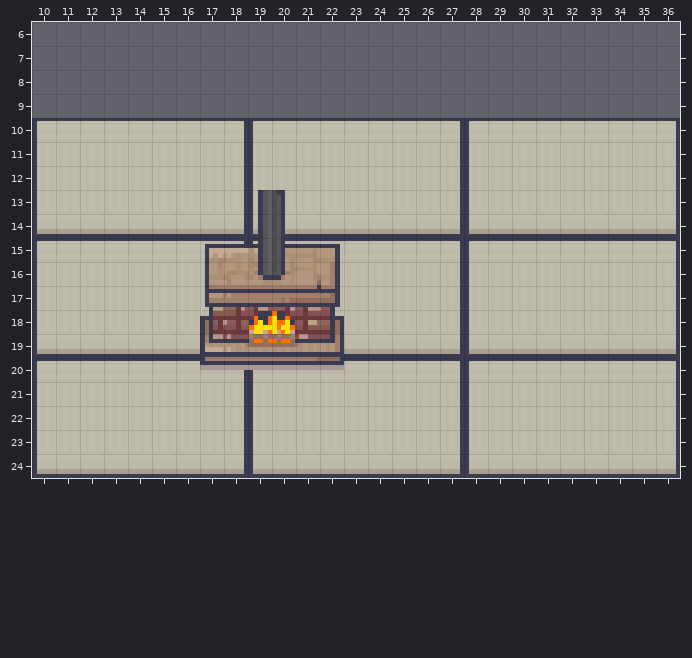
An edit to a level. Tiled map, src/assets/tiles/map.tmx. Above, as it was before the edit.
Cells are 16x16 px. Shown: x 10..36, y 6..24.
Once edited:
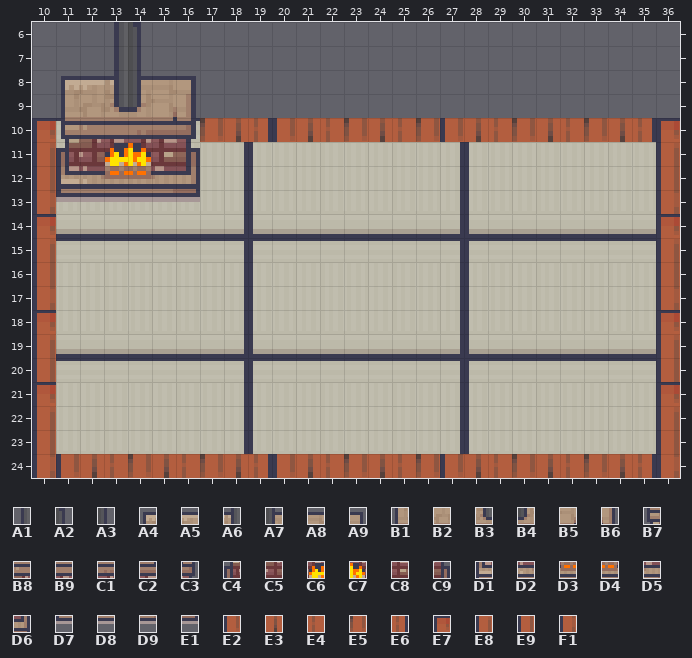
Key: from "interiors": A1 9806, A2 9807, A3 9855, A4 9900, A5 9901, A6 9902, A7 9903, A8 9904, A9 9905, B1 9948, B2 9949, B3 9950, B4 9951, B5 9952, B6 9953, B7 9996, B8 9997, B9 9998, C1 9999, C2 10000, C3 10001, C4 10044, C5 10045, C6 10046, C7 10047, C8 10048, C9 10049, D1 10092, D2 10093, D3 10094, D4 10095, D5 10096, D6 10097, D7 10140, D8 10141, D9 10144, E1 10145; from "room_builder": E2 2307, E3 2308, E4 2309, E5 2310, E6 2315, E7 2346, E8 2397, E9 2448, F1 2499.
__ is an empty cell.
From old to new:
Layer "Buildings":
y 6: x 13..14 __ __ -> A1 A2
y 7: x 13..14 __ __ -> A1 A3
y 8: x 11..16 __ __ __ __ __ __ -> A4 A5 A6 A7 A8 A9
y 9: x 11..16 __ __ __ __ __ __ -> B1 B2 B3 B4 B5 B6
y 10: x 10..36 __ __ __ __ __ __ __ __ __ __ __ __ __ __ __ __ __ __ __ __ __ __ __ __ __ __ __ -> E7 B7 B8 B9 C1 C2 C3 E5 E3 E6 E2 E3 E4 E5 E3 E4 E5 E2 E3 E4 E5 E3 E4 E5 E3 E6 E7
y 11: x 10..16 __ __ __ __ __ __ __ -> E8 C4 C5 C6 C7 C8 C9; x 36 __ -> E8
y 12: x 10..16 __ __ __ __ __ __ __ -> E9 D1 D2 D3 D4 D5 D6; x 36 __ -> E9
y 13: x 10..16 __ __ __ __ __ __ __ -> F1 D7 D8 D8 D8 D9 E1; x 19..20 A1 A2 -> __ __; x 36 __ -> F1
y 14: x 10 __ -> E7; x 19..20 A1 A3 -> __ __; x 36 __ -> E7
y 15: x 10 __ -> E8; x 17..22 A4 A5 A6 A7 A8 A9 -> __ __ __ __ __ __; x 36 __ -> E8
y 16: x 10 __ -> E9; x 17..22 B1 B2 B3 B4 B5 B6 -> __ __ __ __ __ __; x 36 __ -> E9
y 17: x 10 __ -> F1; x 17..22 B7 B8 B9 C1 C2 C3 -> __ __ __ __ __ __; x 36 __ -> F1
y 18: x 10 __ -> E7; x 17..22 C4 C5 C6 C7 C8 C9 -> __ __ __ __ __ __; x 36 __ -> E7
y 19: x 10 __ -> E8; x 17..22 D1 D2 D3 D4 D5 D6 -> __ __ __ __ __ __; x 36 __ -> E8
y 20: x 10 __ -> E9; x 17..22 D7 D8 D8 D8 D9 E1 -> __ __ __ __ __ __; x 36 __ -> E9
y 21: x 10 __ -> E7; x 36 __ -> E7
y 22: x 10 __ -> E8; x 36 __ -> E8
y 23: x 10 __ -> E9; x 36 __ -> E9
y 24: x 10..36 __ __ __ __ __ __ __ __ __ __ __ __ __ __ __ __ __ __ __ __ __ __ __ __ __ __ __ -> F1 E2 E3 E4 E5 E3 E4 E5 E3 E6 E2 E3 E4 E5 E3 E4 E5 E2 E3 E4 E5 E3 E4 E5 E3 E6 F1
Boxes around the changes in both pictures, in picture pixels (x1, y1, x2, y2):
changed: (37, 22, 680, 478)
